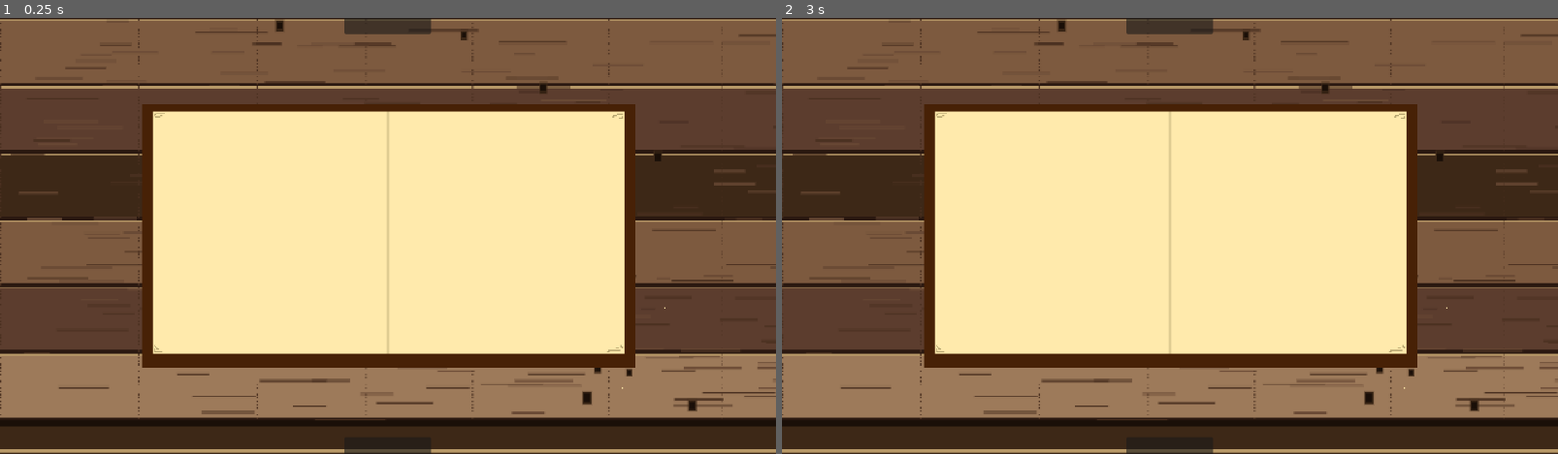
Above: before the commit, frames 1-2 (left to right).
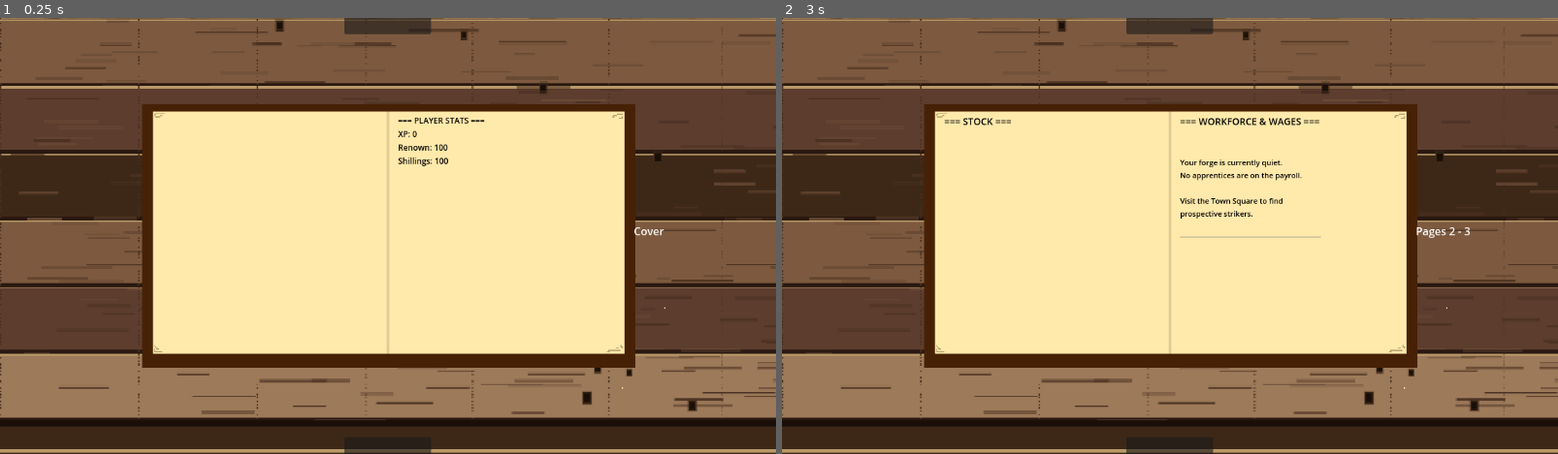
Above: after the commit, the same moments.

Repository: DapperPixelguy/smith
Game: Godot game, scene res://Main.tscn
Two runs of this game, one before a commit and one after it. Both use one fixed random seed, a clock stepped at 60 frames per second and the inputs below.
Inputs (mouse positions are in pixels of both pictures, inside the frame that each line leads up to):
- Up to frame 1 (0.25 s): no input
- Up to frame 2 (3 s): click (1170, 453) at 0.5 s; click (1170, 453) at 1.25 s; click (1170, 453) at 2 s; tap Enter at 2.75 s; move the mouse to (1340, 214) at 2.77 s; click (1340, 214) at 2.92 s

The runs differ from the first frame. In frame 1, 0.5% of the frame differs, in the area x 0-100%, y 0-50%; in frame 2, 1.0%, in the area x 0-100%, y 0-51%.

Commit message:
Added: Kingdom Logic, Ledger Logic, Resource Logic

Diff:
--- a/smith/ForgeBackend.gd
+++ b/smith/ForgeBackend.gd
@@ -60,8 +60,8 @@
 	ActiveItem = null
 
 func _purchase_res(price):
-	if PlayerStats.Shillings >= price:
-		PlayerStats.Shillings -= price
+	if PlayerStats.PlyrInv["Shillings"] >= price:
+		PlayerStats.PlyrInv["Shillings"] -= price
 		PlayerStats.PlyrInv["Metal"] += 100
 		PlayerStats.PlyrInv["Wood"] += 100
 		PlayerStats.PlyrInv["Coal"] += 100
--- a/smith/Main.tscn
+++ b/smith/Main.tscn
@@ -37,12 +37,30 @@
 grow_horizontal = 2
 grow_vertical = 0
 
-[node name="LedgerPage" type="VBoxContainer" parent="."]
+[node name="LedgerPage" type="HBoxContainer" parent="."]
 custom_minimum_size = Vector2(250, 345)
-offset_left = 581.0
+offset_left = 241.0
 offset_top = 144.0
-offset_right = 831.0
+offset_right = 912.0
 offset_bottom = 489.0
+theme_override_constants/separation = 25
+
+[node name="LeftPageScroll" type="ScrollContainer" parent="LedgerPage"]
+custom_minimum_size = Vector2(325, 0)
+layout_mode = 2
+horizontal_scroll_mode = 0
+
+[node name="LeftPage" type="VBoxContainer" parent="LedgerPage/LeftPageScroll"]
+layout_mode = 2
+theme_override_constants/separation = 24
+
+[node name="RightPageScroll" type="ScrollContainer" parent="LedgerPage"]
+custom_minimum_size = Vector2(325, 0)
+layout_mode = 2
+
+[node name="RightPage" type="VBoxContainer" parent="LedgerPage/RightPageScroll"]
+layout_mode = 2
+theme_override_constants/separation = 24
 
 [node name="CanvasLayer2" type="CanvasLayer" parent="."]
 
--- a/smith/PlayerStats.gd
+++ b/smith/PlayerStats.gd
@@ -7,7 +7,7 @@
 	"PlyrLvL": 1,
 	"PlyrXp": 0,
 	"PlyrReqXp": 100,
-	"Renown": 10
+	"Renown": 100
 }
 var PlyrInv = {
 	"Metal": 50,
--- a/smith/Stall.tscn
+++ b/smith/Stall.tscn
@@ -1,13 +1,21 @@
-[gd_scene load_steps=2 format=3 uid="uid://bf0e6nm10j66k"]
+[gd_scene load_steps=3 format=3 uid="uid://bf0e6nm10j66k"]
 
 [ext_resource type="Script" uid="uid://krkf7n0w8k7b" path="res://stall.gd" id="1_g8jq0"]
+[ext_resource type="Texture2D" uid="uid://b74vjoy87s5w3" path="res://StallBackGround.png" id="2_h5v55"]
 
 [node name="Node2D" type="Node2D"]
 script = ExtResource("1_g8jq0")
 
+[node name="StallBackGround" type="Sprite2D" parent="."]
+position = Vector2(576, 322.99997)
+scale = Vector2(1.8000001, 2.01875)
+texture = ExtResource("2_h5v55")
+
 [node name="GridContainer" type="GridContainer" parent="."]
-offset_left = 30.0
-offset_top = 36.0
-offset_right = 70.0
-offset_bottom = 76.0
+offset_left = 198.0
+offset_top = 176.0
+offset_right = 238.0
+offset_bottom = 216.0
+theme_override_constants/h_separation = 60
+theme_override_constants/v_separation = 10
 columns = 5
--- a/smith/TimeManager.gd
+++ b/smith/TimeManager.gd
@@ -1,16 +1,20 @@
 extends Node
 class_name TickManager
 
-signal tick_updated(current_seconds)
-signal day_ended
+signal tick_updated() # Removed parameter to match your existing signal calls
+signal day_ended(day_number)
+signal week_ended
 
-const DAY_LENGTH := 300.0
+const DAY_LENGTH := 10
+const DAYS_PER_WEEK := 7
+
 var time_scale := 1.0
-
 var seconds_in_day := 0.0
 var ticking := true
+var tick_accumulator := 0.0
 
-var tick_accumulator := 0.0   # <-- NEW
+# --- WEEK TRACKING ---
+var current_day_index := 1 # Tracks 1 through 7
 
 func _process(delta):
 	if not ticking:
@@ -20,7 +24,7 @@
 
 	# Advance time
 	seconds_in_day += scaled_delta
-	tick_accumulator += scaled_delta   # <-- accumulate time
+	tick_accumulator += scaled_delta
 
 	# Emit tick once per second
 	if tick_accumulator >= 1.0:
@@ -34,8 +38,17 @@
 func _end_day():
 	seconds_in_day = 0.0
 	tick_accumulator = 0.0
-	emit_signal("day_ended")
-	print("Day ended!")
+
+	emit_signal("day_ended", current_day_index)
+	print("Day ", current_day_index, " ended!")
+
+	# Increment week logic
+	if current_day_index >= DAYS_PER_WEEK:
+		current_day_index = 1
+		emit_signal("week_ended")
+		print("Week completed!")
+	else:
+		current_day_index += 1
 
 # Optional controls
 func start():
--- a/smith/UI-Interact.gd
+++ b/smith/UI-Interact.gd
@@ -3,33 +3,62 @@
 var ForgeOpen = false
 var TweenOpen = false
 
+# Ledger system
+var current_page = 0
+var pages = []
+const ITEMS_PER_PAGE = 10
+
 func _ready():
 	TimeManager.day_ended.connect(TickUpdated)
-	$CanvasLayer/Button.pressed.connect(TweenForge)
-	$CanvasLayer2/Button2.pressed.connect(TweenStall)
+
+	# Connect existing buttons if they exist
+	if has_node("CanvasLayer/Button"):
+		$CanvasLayer/Button.pressed.connect(TweenForge)
+	if has_node("CanvasLayer2/Button2"):
+		$CanvasLayer2/Button2.pressed.connect(TweenStall)
+
 	TimeManager.tick_updated.connect(Ledger)
+
+	# Connect directly to the scroll containers
+	$LedgerPage/LeftPageScroll.gui_input.connect(_on_left_page_clicked)
+	$LedgerPage/RightPageScroll.gui_input.connect(_on_right_page_clicked)
+
+	# IMPORTANT: Set these so they don't block the buttons inside them
+	$LedgerPage/LeftPageScroll.mouse_filter = Control.MOUSE_FILTER_PASS
+	$LedgerPage/RightPageScroll.mouse_filter = Control.MOUSE_FILTER_PASS
+
+	# Create ledger navigation UI
+	_create_ledger_navigation()
+
+	# Initialize ledger
+	generate_pages()
+	display_current_page()
+
+func _on_left_page_clicked(event: InputEvent):
+	if event is InputEventMouseButton and event.pressed and event.button_index == MOUSE_BUTTON_LEFT:
+		_on_prev_page()
+
+func _on_right_page_clicked(event: InputEvent):
+	if event is InputEventMouseButton and event.pressed and event.button_index == MOUSE_BUTTON_LEFT:
+		_on_next_page()
 
 func TickUpdated():
 	return 0
 
 func TweenForge():
-	# Bring this layer to the front
 	$CanvasLayer.layer = 2
 	$CanvasLayer2.layer = 1
 
 	var tween = create_tween()
 	var screen_height = get_viewport().get_visible_rect().size.y
 	if ForgeOpen:
-		# Slide back UP to hide
 		tween.tween_property($CanvasLayer, "offset:y", screen_height, 0.5)
 		ForgeOpen = false
 	else:
-		# Slide DOWN to show
 		tween.tween_property($CanvasLayer, "offset:y", 0, 0.5)
 		ForgeOpen = true
 
 func TweenStall():
-	# Bring this layer to the front
 	$CanvasLayer2.layer = 2
 	$CanvasLayer.layer = 1
 
@@ -43,34 +72,256 @@
 		tween.tween_property($CanvasLayer2, "offset:y", screen_height, 0.5)
 		TweenOpen = true
 
-func Ledger():
-	# Clear the current list
-	for child in $LedgerPage.get_children():
+# --- LEDGER PAGE SYSTEM ---
+
+func _create_ledger_navigation():
+	var page_counter = Label.new()
+	page_counter.name = "PageCounter"
+	page_counter.text = "Cover"
+	page_counter.horizontal_alignment = HORIZONTAL_ALIGNMENT_CENTER
+	$LedgerPage.add_child(page_counter)
+
+func generate_pages():
+	pages.clear()
+
+	# Index 0: Player Stats
+	pages.append({"type": "player_stats"})
+
+	# Index 1+: Stock
+	var stock_size = PlayerStats.PlyrInv["Stock"].size()
+	var stock_pages_needed = ceil(float(stock_size) / ITEMS_PER_PAGE)
+	for i in range(max(1, stock_pages_needed)):
+		pages.append({
+			"type": "stock",
+			"start_index": i * ITEMS_PER_PAGE,
+			"end_index": min((i + 1) * ITEMS_PER_PAGE, stock_size)
+		})
+
+	pages.append({"type": "apprentice"})
+	pages.append({"type": "resources"})
+	pages.append({"type": "kingdom_list"})
+
+	for kingdom_name in WorldData.Kingdom_List.keys():
+		pages.append({
+			"type": "kingdom_detail",
+			"kingdom_name": kingdom_name
+		})
+
+func display_current_page():
+	clear_page_display()
+
+	if current_page == 0:
+		# Spread 0: [Blank | Stats]
+		show_blank_page($LedgerPage/LeftPageScroll/LeftPage)
+		display_page_content($LedgerPage/RightPageScroll/RightPage, pages[0])
+	else:
+		# current_page acts as the Right side anchor
+		var left_idx = current_page - 1
+		var right_idx = current_page
+
+		if left_idx < pages.size():
+			display_page_content($LedgerPage/LeftPageScroll/LeftPage, pages[left_idx])
+		else:
+			show_blank_page($LedgerPage/LeftPageScroll/LeftPage)
+
+		if right_idx < pages.size():
+			display_page_content($LedgerPage/RightPageScroll/RightPage, pages[right_idx])
+		else:
+			show_blank_page($LedgerPage/RightPageScroll/RightPage)
+
+	_update_page_counter()
+
+func _on_prev_page():
+	if current_page <= 2:
+		current_page = 0
+	else:
+		current_page -= 2
+	display_current_page()
+
+func _on_next_page():
+	if current_page == 0:
+		current_page = 2 # Jump to first real spread (Pages 1 & 2)
+	elif current_page + 1 < pages.size():
+		current_page += 2 # Jump by spread
+	display_current_page()
+
+func _update_page_counter():
+	var counter = $LedgerPage.get_node("PageCounter")
+	if current_page == 0:
+		counter.text = "Cover"
+	else:
+		counter.text = "Pages " + str(current_page) + " - " + str(current_page + 1)
+
+func clear_page_display():
+	for child in $LedgerPage/LeftPageScroll/LeftPage.get_children():
 		child.queue_free()
-
-	# Rebuild from the current Stock list
-	for i in range(PlayerStats.PlyrInv["Stock"].size()):
+	for child in $LedgerPage/RightPageScroll/RightPage.get_children():
+		child.queue_free()
+
+func show_blank_page(container):
+	var blank = Label.new()
+	blank.text = ""
+	container.add_child(blank)
+
+func display_page_content(container, page_data):
+	match page_data["type"]:
+		"player_stats": show_player_stats(container)
+		"stock": show_stock_page(container, page_data["start_index"], page_data["end_index"])
+		"apprentice": show_apprentice_page(container)
+		"resources": show_resources_page(container)
+		"kingdom_list": show_kingdom_list(container)
+		"kingdom_detail": show_kingdom_detail(container, page_data["kingdom_name"])
+
+func show_resources_page(container):
+	var title = Label.new()
+	title.text = "=== RESOURCE LEDGER ==="
+	title.add_theme_font_size_override("font_size", 14)
+	title.add_theme_color_override("font_color", Color.BLACK)
+	container.add_child(title)
+
+	# Current Stock Display
+	var res_list = Label.new()
+	res_list.add_theme_font_size_override("font_size", 11)
+	res_list.add_theme_color_override("font_color", Color.BLACK)
+
+	var metal = PlayerStats.PlyrInv.get("Metal", 0)
+	var wood = PlayerStats.PlyrInv.get("Wood", 0)
+	var coal = PlayerStats.PlyrInv.get("Coal", 0)
+
+	res_list.text = "\n[ CURRENT STOCK ]\n"
+	res_list.text += "• Iron/Steel: " + str(metal) + " units\n"
+	res_list.text += "• Timber: " + str(wood) + " units\n"
+	res_list.text += "• Coal: " + str(coal) + " units\n\n"
+	container.add_child(res_list)
+
+	# Purchase Section
+	var buy_info = Label.new()
+	buy_info.add_theme_font_size_override("font_size", 10)
+	buy_info.add_theme_color_override("font_color", Color.DARK_SLATE_GRAY)
+	buy_info.text = "Bulk Restock (100 units each)"
+	container.add_child(buy_info)
+
+	var purchase_btn = Button.new()
+	purchase_btn.text = "Purchase for 100 Shillings"
+	purchase_btn.pressed.connect(_on_purchase_resources)
+	container.add_child(purchase_btn)
+
+func show_apprentice_page(container):
+	var title = Label.new()
+	title.text = "=== WORKFORCE & WAGES ==="
+	title.add_theme_font_size_override("font_size", 14)
+	title.add_theme_color_override("font_color", Color.BLACK)
+	container.add_child(title)
+
+	var staff_info = Label.new()
+	staff_info.add_theme_font_size_override("font_size", 11)
+	staff_info.add_theme_color_override("font_color", Color.BLACK)
+
+	# Placeholder for active apprentices
+	var apprentices = PlayerStats.PlyrInv.get("Apprentices", [])
+
+	if apprentices.size() == 0:
+		staff_info.text = "\nYour forge is currently quiet.\nNo apprentices are on the payroll.\n\n"
+		staff_info.text += "Visit the Town Square to find\nprospective strikers."
+	else:
+		staff_info.text = "\nActive Apprentices: " + str(apprentices.size()) + "\n"
+		staff_info.text += "Daily Wage Total: " + str(apprentices.size() * 15) + "s\n"
+
+	container.add_child(staff_info)
+
+	# A horizontal rule for style
+	var separator = HSeparator.new()
+	container.add_child(separator)
+
+func show_player_stats(container):
+	var stats_label = Label.new()
+	stats_label.add_theme_font_size_override("font_size", 12)
+	stats_label.add_theme_color_override("font_color", Color.BLACK)
+	stats_label.text = "=== PLAYER STATS ===\n"
+	stats_label.text += "XP: " + str(PlayerStats.PlyrStats["PlyrXp"]) + "\n"
+	stats_label.text += "Renown: " + str(PlayerStats.PlyrStats["Renown"]) + "\n"
+	stats_label.text += "Shillings: " + str(PlayerStats.PlyrInv["Shillings"]) + "\n"
+	container.add_child(stats_label)
+
+func show_stock_page(container, start_idx: int, end_idx: int):
+	var title = Label.new()
+	title.add_theme_font_size_override("font_size", 14)
+	title.add_theme_color_override("font_color", Color.BLACK)
+	title.text = "=== STOCK ===" if start_idx == 0 else "=== STOCK (cont.) ==="
+	container.add_child(title)
+
+	for i in range(start_idx, end_idx):
 		var item = PlayerStats.PlyrInv["Stock"][i]
 		var row = HBoxContainer.new()
-		row.size_flags_horizontal = Control.SIZE_EXPAND_FILL
-
 		var item_info = Label.new()
-		item_info.text = item["Name"] + " — " + str(item["BaseVal"]) + " Shillings"
+		item_info.add_theme_font_size_override("font_size", 11)
+		item_info.add_theme_color_override("font_color", Color.BLACK)
+		item_info.text = item["Name"] + " - " + str(item["BaseVal"])
 		item_info.size_flags_horizontal = Control.SIZE_EXPAND_FILL
 
 		var sell_btn = Button.new()
-		sell_btn.text = " Put On Sale "
-		# Bind the current index to the function
-		sell_btn.pressed.connect(_on_sell_pressed.bind(item["Name"], item["BaseVal"], i))
+		sell_btn.text = "Sell"
+		sell_btn.pressed.connect(_on_sell_pressed.bind(item))
 
 		row.add_child(item_info)
 		row.add_child(sell_btn)
-		$LedgerPage.add_child(row)
-
-func _on_sell_pressed(item_name: String, price: int, index: int):
-	# If the backend successfully lists the item
-	if ForgeBackend._add_for_sale(item_name, price):
-		# Remove it from the inventory array
+		container.add_child(row)
+
+func show_kingdom_list(container):
+	var title = Label.new()
+	title.text = "=== KINGDOMS ===\n"
+	title.add_theme_color_override("font_color", Color.BLACK)
+	container.add_child(title)
+	for kingdom in WorldData.Kingdom_List.keys():
+		var btn = Button.new()
+		btn.text = kingdom
+		btn.pressed.connect(_jump_to_kingdom.bind(kingdom))
+		container.add_child(btn)
+
+func show_kingdom_detail(container, kingdom_name: String):
+	var kingdom = WorldData.Kingdom_List[kingdom_name]
+	var title = Label.new()
+	title.text = "=== " + kingdom_name.to_upper() + " ==="
+	title.add_theme_color_override("font_color", Color.BLACK)
+	container.add_child(title)
+
+	var info = Label.new()
+	info.add_theme_color_override("font_color", Color.BLACK)
+	info.text = "Strength: " + str(kingdom["Strength"]) + "\nStability: " + str(kingdom["Stability"])
+	container.add_child(info)
+
+	var back_btn = Button.new()
+	back_btn.text = "Back to List"
+	back_btn.pressed.connect(_jump_to_kingdom_list)
+	container.add_child(back_btn)
+
+func _jump_to_kingdom(kingdom_name: String):
+	for i in range(pages.size()):
+		if pages[i]["type"] == "kingdom_detail" and pages[i]["kingdom_name"] == kingdom_name:
+			current_page = i if i % 2 == 0 else i + 1
+			display_current_page()
+			return
+
+func _jump_to_kingdom_list():
+	for i in range(pages.size()):
+		if pages[i]["type"] == "kingdom_list":
+			current_page = i if i % 2 == 0 else i + 1
+			display_current_page()
+			return
+
+func _on_sell_pressed(item: Dictionary):
+	var index = PlayerStats.PlyrInv["Stock"].find(item)
+	if index != -1 and ForgeBackend._add_for_sale(item["Name"], item["BaseVal"]):
 		PlayerStats.PlyrInv["Stock"].pop_at(index)
-		# Refresh the Ledger UI so the item disappears immediately
 		Ledger()
+
+func _on_purchase_resources():
+	ForgeBackend._purchase_res(100)
+	Ledger()
+
+func Ledger():
+	generate_pages()
+	current_page = min(current_page, pages.size() - 1)
+	if current_page > 0 and current_page % 2 != 0:
+		current_page += 1
+	display_current_page()
--- /dev/null
+++ b/smith/WorldData.gd
@@ -0,0 +1,229 @@
+extends Node
+
+var Kingdom_List = {
+	# --- WESTERN CONTINENT ---
+	"Hralgorn": {
+		"Strength": 9000, "Economic_Strength": 8000, "Maintenance_Cost": 450,
+		"MiningCorps": {"Name": "Hralgorn Ironworks", "Export": "Hralgorn Fine Steel"},
+		"Stability": 1.0, "Coords": Vector2(-500, -500), "AtWar": [], "Allies": [],
+		"Lore": "Military Supremacy over Mortheim through Fine Steel."
+	},
+	"Veridia": {
+		"Strength": 7500, "Economic_Strength": 2500, "Maintenance_Cost": 100,
+		"MiningCorps": {"Name": "Sanctorum Divers", "Export": "Obsidian"},
+		"Stability": 1.0, "Coords": Vector2(-300, -300), "AtWar": [], "Allies": [],
+		"Lore": "Southern valley miners."
+	},
+	"New Karthus": {
+		"Strength": 7500, "Economic_Strength": 5000, "Maintenance_Cost": 375,
+		"MiningCorps": {"Name": "Karthusian Masons", "Export": "Granite"},
+		"Stability": 1.0, "Coords": Vector2(-500, 0), "AtWar": [], "Allies": [],
+		"Lore": "An empire attempting to claw back power."
+	},
+	"Cirigras": {
+		"Strength": 3500, "Economic_Strength": 1200, "Maintenance_Cost": 175,
+		"MiningCorps": {"Name": "Ciri-Deep Excavations", "Export": "Cirgrasian Obsidian"},
+		"Stability": 0.3, "Coords": Vector2(-200, 0), "AtWar": [], "Allies": [],
+		"Lore": "Holders of the Volcanic Mountainside; forge brittle weapons."
+	},
+	"Drenwyn": {
+		"Strength": 9000, "Economic_Strength": 7000, "Maintenance_Cost": 450,
+		"MiningCorps": {"Name": "Drenwyn Timber-Guild", "Export": "Wood"},
+		"Stability": 1.0, "Coords": Vector2(-500, 300), "AtWar": [], "Allies": [],
+		"Lore": "Imperialists who lost their mountainside to Cirigras."
+	},
+	"Khaeldos": {
+		"Strength": 6000, "Economic_Strength": 3000, "Maintenance_Cost": 300,
+		"MiningCorps": {"Name": "Khael-Steel Foundry", "Export": "Khaeldrosi Copper"},
+		"Stability": 1.0, "Coords": Vector2(-200, 300), "AtWar": [], "Allies": [],
+		"Lore": "Militaristic state controlling copper."
+	},
+	"Dunsphyr": {
+		"Strength": 4000, "Economic_Strength": 2000, "Maintenance_Cost": 200,
+		"MiningCorps": {"Name": "Dunsphyr Deposits", "Export": "Grey Iron"},
+		"Stability": 1.0, "Coords": Vector2(-500, 600), "AtWar": [], "Allies": [],
+		"Lore": "Desert kingdom with flawed iron deposits."
+	},
+
+	# --- EASTERN CONTINENT ---
+	"Ferroskar": {
+		"Strength": 8500, "Economic_Strength": 9000, "Maintenance_Cost": 425,
+		"MiningCorps": {"Name": "The Iron Vanguard", "Export": "Kingsteel (Ferroskar)"},
+		"Stability": 1.0, "Coords": Vector2(500, -500), "AtWar": [], "Allies": [],
+		"Lore": "Industrial titan of the East."
+	},
+	"Vjellor": {
+		"Strength": 4500, "Economic_Strength": 1500, "Maintenance_Cost": 225,
+		"MiningCorps": {"Name": "Vjellor Sifters", "Export": "Bog Iron"},
+		"Stability": 1.0, "Coords": Vector2(800, -500), "AtWar": [], "Allies": [],
+		"Lore": "Islanders exporting low-quality Bog Iron."
+	},
+	"Drosvarn": {
+		"Strength": 5500, "Economic_Strength": 2500, "Maintenance_Cost": 275,
+		"MiningCorps": {"Name": "Drosvarn Deep-Vein", "Export": "Grey Iron"},
+		"Stability": 1.0, "Coords": Vector2(300, 0), "AtWar": [], "Allies": [],
+		"Lore": "Southern valley neighbors to Ferroskar."
+	},
+	"Zephyros": {
+		"Strength": 3000, "Economic_Strength": 6000, "Maintenance_Cost": 150,
+		"MiningCorps": {"Name": "Cloud-Peak Gems", "Export": "Zephyrosian Silver"},
+		"Stability": 0.3, "Coords": Vector2(700, 0), "AtWar": [], "Allies": [],
+		"Lore": "Disjointed clans exporting silver."
+	}
+}
+
+var Relations = {}
+var Weekly_Trade_Volume = {}
+var Hostility_Weeks = {}
+
+const DIPLOMATIC_ANCHORS = {
+	"Cirigras": {"Drenwyn": 5.0, "Hralgorn": 95.0},
+	"Hralgorn": {"Ferroskar": 90.0},
+	"New Karthus": {"Khaeldos": 25.0}
+}
+
+func _ready():
+	TimeManager.day_ended.connect(_process_world_tick)
+	TimeManager.day_ended.connect(_Update_Global_Diplomacy)
+	_Set_Relations()
+	_Refresh_Alliances()
+
+func _process_world_tick(_day_number):
+	for name in Kingdom_List.keys():
+		var k = Kingdom_List[name]
+
+		# --- 1. DYNAMIC MAINTENANCE ---
+		# Every 1000 Strength points now costs an additional % of the base maintenance.
+		# This prevents "Infinite Armies" for poor kingdoms.
+		var army_bloat_tax = (k["Strength"] / 1000.0) * 50.0
+		var total_maintenance = k["Maintenance_Cost"] + army_bloat_tax
+
+		# --- 2. ECONOMY & STABILITY ---
+		var net_income = k["Economic_Strength"] - total_maintenance
+		if net_income < 0:
+			k["Stability"] -= 0.03 # Financial strain hurts the nation
+		else:
+			k["Stability"] += 0.01
+
+		k["Stability"] = clamp(k["Stability"], 0.0, 1.0)
+
+		# --- 3. CAPPED STRENGTH RECOVERY ---
+		var enemy_count = k["AtWar"].size()
+		if enemy_count > 0:
+			var stability_modifier = 2.0 - (k["Stability"] * 1.5)
+			var base_attrition = 100.0 * stability_modifier
+			k["Strength"] -= base_attrition * enemy_count
+
+			# War also drains stability now
+			k["Stability"] -= 0.005 * enemy_count
+		else:
+			# Soft Cap: Recovery slows down as Strength nears Economic_Strength
+			if k["Strength"] < k["Economic_Strength"]:
+				if k["Stability"] > 0.8: k["Strength"] += 40
+				elif k["Stability"] < 0.4: k["Strength"] -= 20
+			else:
+				# Maintenance is too high to grow further; the army "plateaus"
+				k["Strength"] = lerp(k["Strength"], float(k["Economic_Strength"]), 0.1)
+
+		k["Strength"] = max(0, k["Strength"])
+		if k["Strength"] <= 0 and enemy_count > 0:
+			_handle_kingdom_defeat(name)
+
+func _Update_Global_Diplomacy(_day_number):
+	for k1_name in Kingdom_List.keys():
+		var k1 = Kingdom_List[k1_name]
+		for k2_name in Kingdom_List.keys():
+			if k1_name == k2_name: continue
+
+			var current_rel = Relations[k1_name][k2_name]
+			var change = 0.0
+			var dist = k1["Coords"].distance_to(Kingdom_List[k2_name]["Coords"])
+
+			if dist < 400: change -= 0.5
+
+			# Shared Enemies Bonus
+			for enemy in k1["AtWar"]:
+				if enemy in Kingdom_List[k2_name]["AtWar"]: change += 2.0
+
+			# Lore Drift
+			var target = 50.0
+			if DIPLOMATIC_ANCHORS.has(k1_name) and DIPLOMATIC_ANCHORS[k1_name].has(k2_name):
+				target = DIPLOMATIC_ANCHORS[k1_name][k2_name]
+			elif DIPLOMATIC_ANCHORS.has(k2_name) and DIPLOMATIC_ANCHORS[k2_name].has(k1_name):
+				target = DIPLOMATIC_ANCHORS[k2_name][k1_name]
+
+			if current_rel > target: change -= 0.1
+			elif current_rel < target: change += 0.1
+
+			Relations[k1_name][k2_name] = clamp(current_rel + change, 0.0, 100.0)
+
+	_Refresh_Alliances()
+	_Check_For_Conflict_Triggers()
+
+func _Refresh_Alliances():
+	for k1_name in Kingdom_List.keys():
+		for k2_name in Kingdom_List.keys():
+			if k1_name == k2_name: continue
+
+			var rel = Relations[k1_name][k2_name]
+			var k1_allies = Kingdom_List[k1_name]["Allies"]
+			var k2_allies = Kingdom_List[k2_name]["Allies"]
+
+			if rel >= 80.0:
+				if not k2_name in k1_allies: k1_allies.append(k2_name)
+				if not k1_name in k2_allies: k2_allies.append(k1_name)
+			elif rel < 60.0:
+				if k2_name in k1_allies: k1_allies.erase(k2_name)
+				if k1_name in k2_allies: k2_allies.erase(k1_name)
+
+func _Check_For_Conflict_Triggers():
+	for k1_name in Kingdom_List.keys():
+		var k1 = Kingdom_List[k1_name]
+		if k1["AtWar"].size() > 0: continue # Peaceful kingdoms initiate wars
+
+		for k2_name in Relations[k1_name].keys():
+			if Relations[k1_name][k2_name] <= 5.0:
+				var k2 = Kingdom_List[k2_name]
+				var strength_ratio = k1["Strength"] / max(1.0, k2["Strength"])
+
+				# Only attack if they have a chance (Posture Check)
+				if strength_ratio > 0.5 or k1["Stability"] > 0.8:
+					_declare_war(k1_name, k2_name)
+
+func _declare_war(aggressor: String, defender: String):
+	_add_to_war(aggressor, defender)
+	print("WAR DECLARED: ", aggressor, " vs ", defender)
+
+	# CALL TO ARMS: Defender asks their allies for help
+	for ally in Kingdom_List[defender]["Allies"]:
+		# Ensure the ally doesn't also like the aggressor
+		if not aggressor in Kingdom_List[ally]["Allies"]:
+			_add_to_war(ally, aggressor)
+			print("DEFENSIVE PACT: ", ally, " joins to protect ", defender)
+
+func _add_to_war(a: String, b: String):
+	# Forces the relationship to be mutual so nobody "recovers" during war
+	if !b in Kingdom_List[a]["AtWar"]: Kingdom_List[a]["AtWar"].append(b)
+	if !a in Kingdom_List[b]["AtWar"]: Kingdom_List[b]["AtWar"].append(a)
+
+func _handle_kingdom_defeat(k_name: String):
+	print("DEFEAT: ", k_name, " has been neutralized.")
+	# Remove this kingdom from all enemy lists
+	for opponent in Kingdom_List[k_name]["AtWar"]:
+		Kingdom_List[opponent]["AtWar"].erase(k_name)
+
+	Kingdom_List[k_name]["AtWar"].clear()
+	Kingdom_List[k_name]["Stability"] = 0.05
+	Kingdom_List[k_name]["Strength"] = 0
+
+func _Set_Relations():
+	for k1 in Kingdom_List.keys():
+		Relations[k1] = {}
+		for k2 in Kingdom_List.keys():
+			if k1 == k2: continue
+			var base = 50.0
+			if DIPLOMATIC_ANCHORS.has(k1) and DIPLOMATIC_ANCHORS[k1].has(k2):
+				base = DIPLOMATIC_ANCHORS[k1][k2]
+			elif DIPLOMATIC_ANCHORS.has(k2) and DIPLOMATIC_ANCHORS[k2].has(k1):
+				base = DIPLOMATIC_ANCHORS[k2][k1]
+			Relations[k1][k2] = base
--- a/smith/project.godot
+++ b/smith/project.godot
@@ -21,6 +21,7 @@
 TimeManager="*res://TimeManager.gd"
 ForgeBackend="*res://ForgeBackend.gd"
 ForgeMould="*res://ForgeMould.gd"
+WorldData="*res://WorldData.gd"
 
 [display]
 
Binary file added: smith/StallBackGround.png
Not shown, added: smith/StallBackGround.png.import
Not shown, added: smith/WorldData.gd.uid
